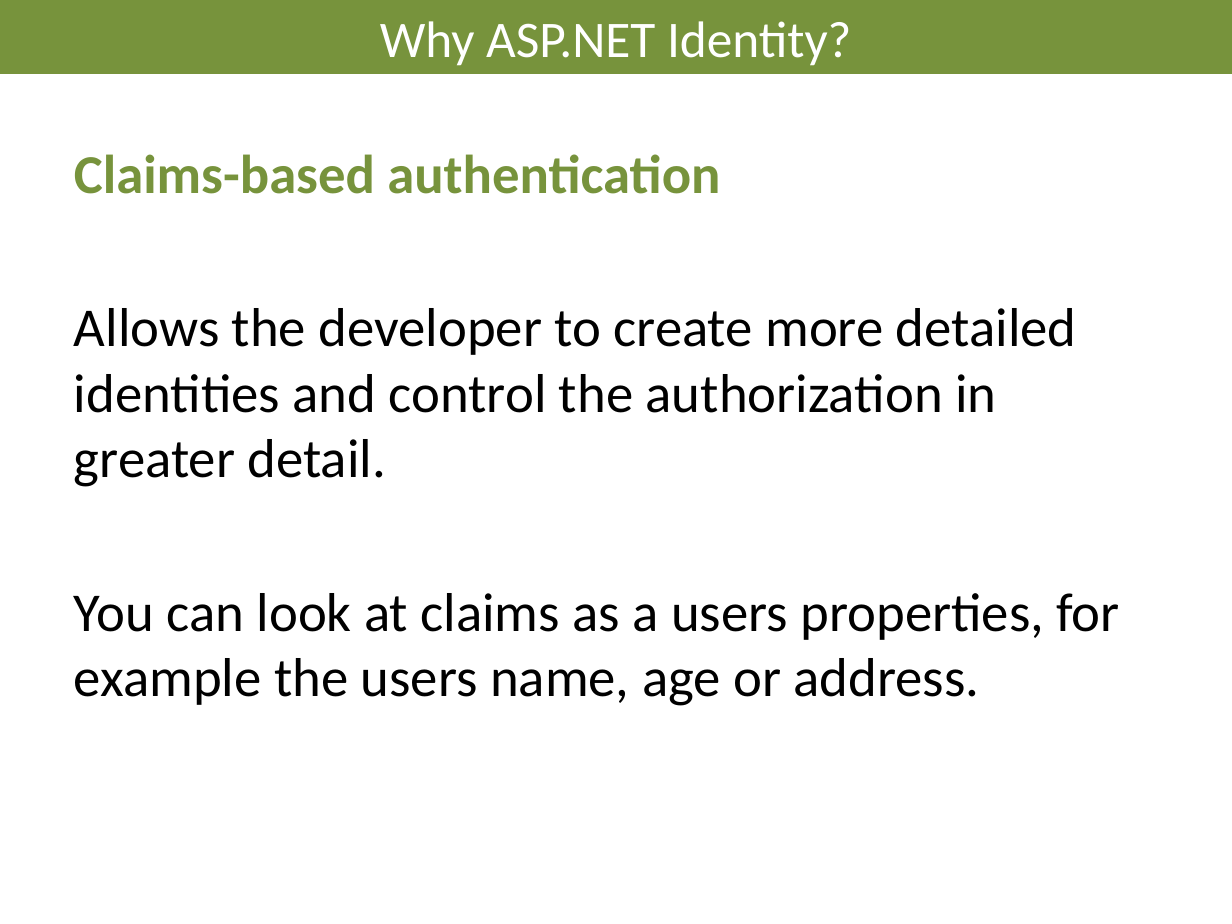
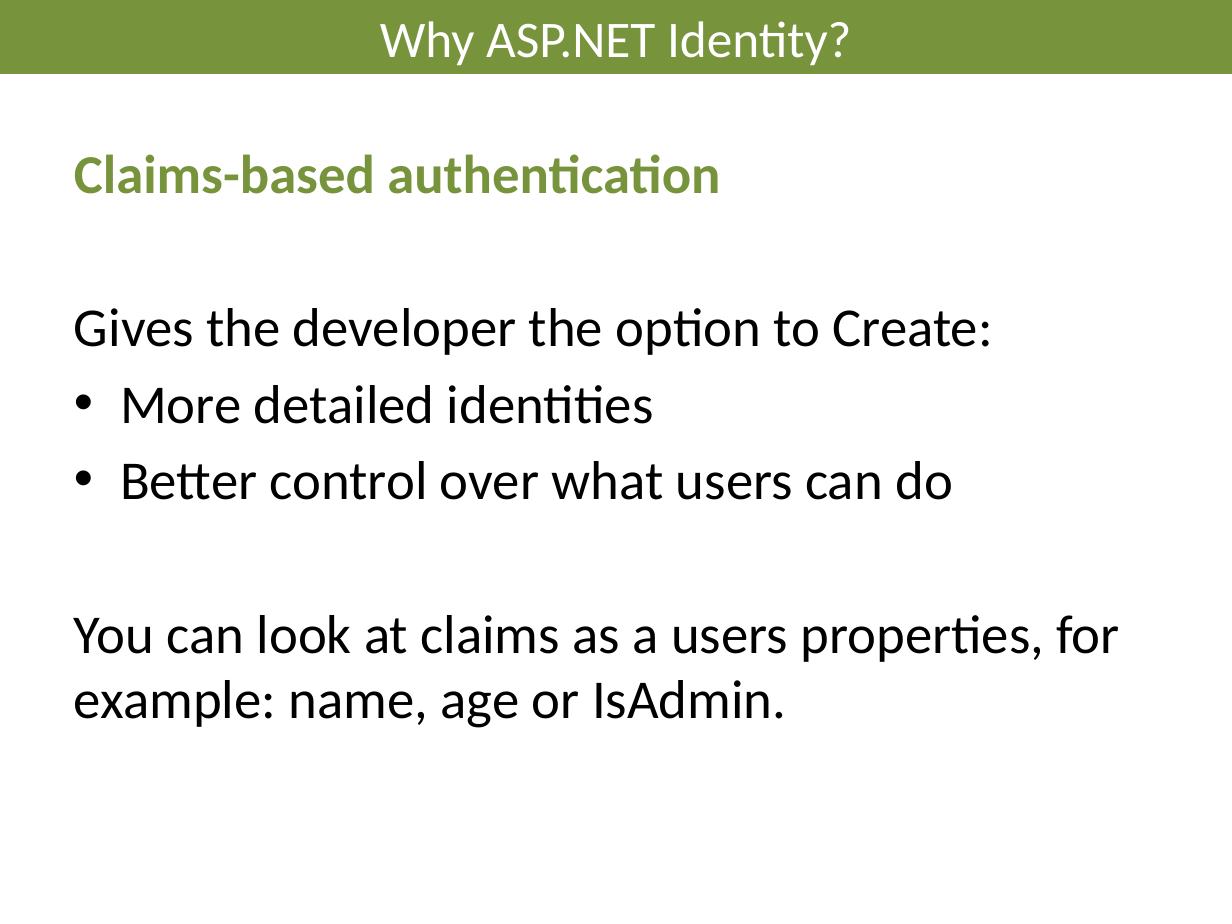
Before and after one commit to AndreasElffors/IdentityTemplate, a slide deck: slide 8 of Documents/Identity-Introduction.pptx (slide 7 before the commit). Drawn at 1232x924 pixels with LibreOffice and Linux fonts; fonts in the diff are those of the drawing; background and template pictures are left out. Boxes give left, top, right and bottom in pixels: in the first picture for what was removed or moved away, otherwise in the second. Text is boxed around its words. In the diff, an @@ line names an element or a change of style, - is before the commit and + after.

```diff
--- a/Documents/Identity-Introduction.pptx
+++ b/Documents/Identity-Introduction.pptx
@@ text at (74,308,1119,728): text changed @@
-Allows the developer to create more detailed identities and control the authorization in greater detail.
-You can look at claims as a users properties, for example the users name, age or address.
+Gives the developer the option to Create:
+• More detailed identities
+• Better control over what users can do
+You can look at claims as a users properties, for example: name, age or IsAdmin.
```
Also in this commit, not shown: 14 other slides changed, 1 slide added, 5 other files.
